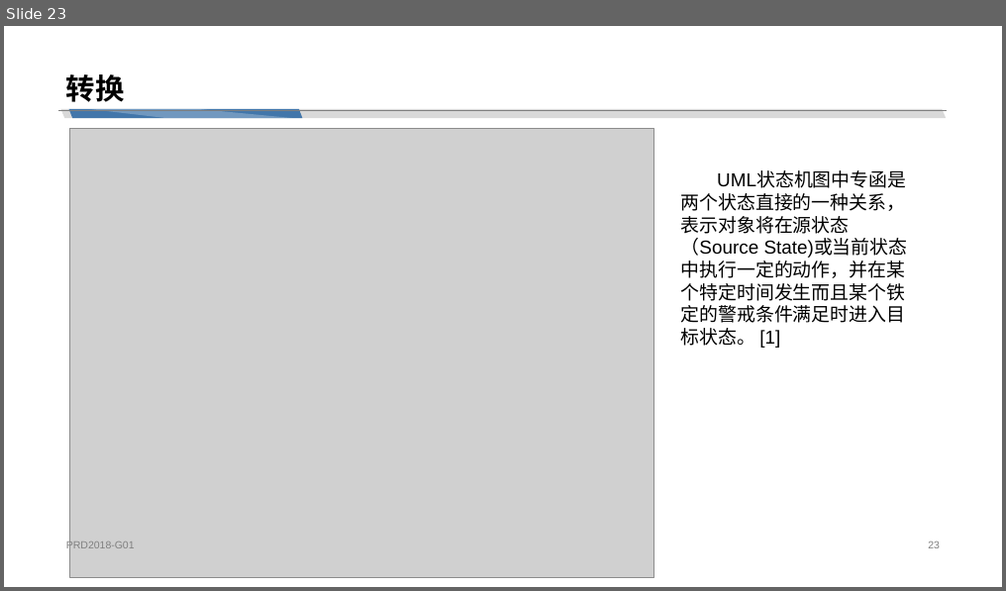
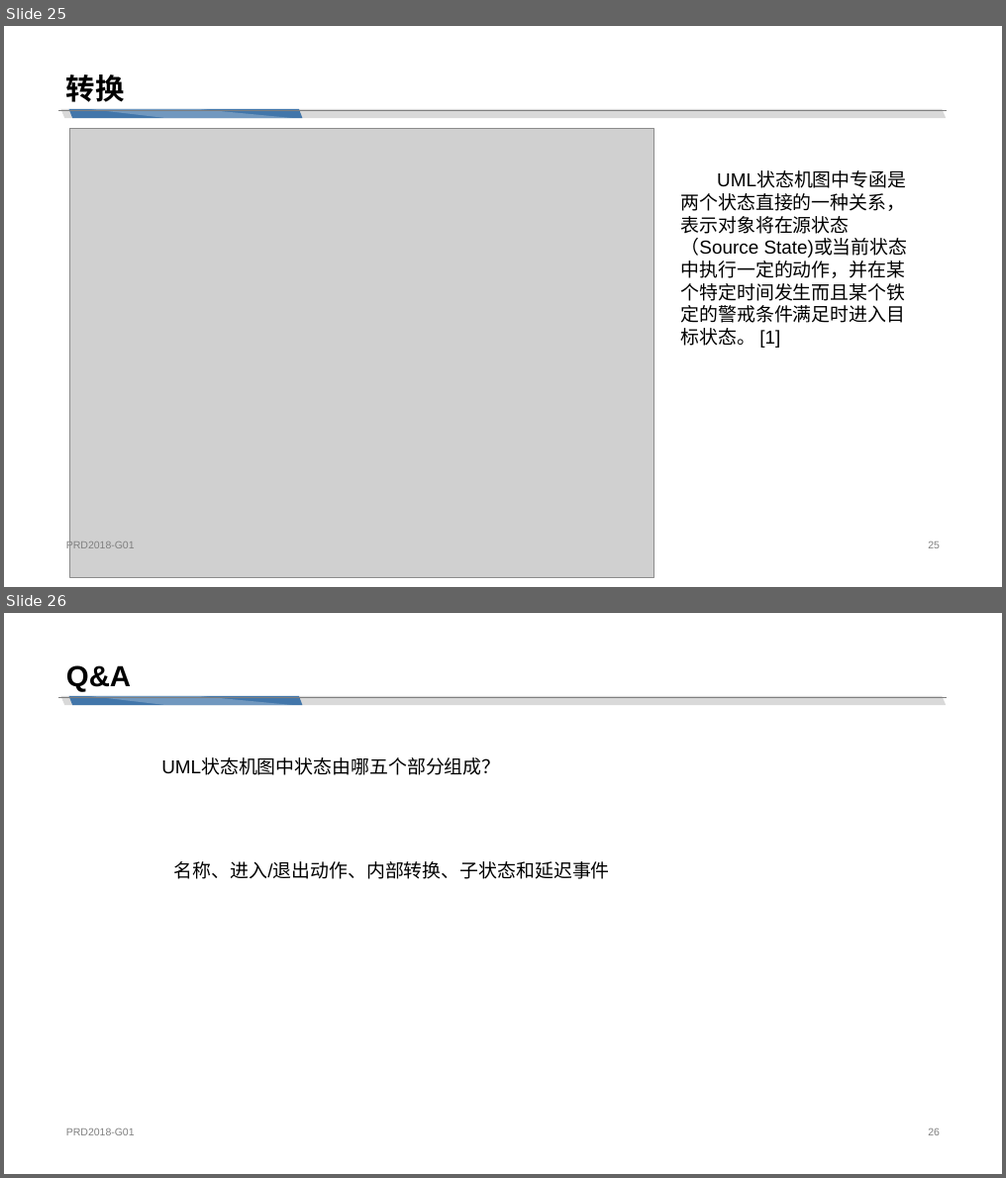
Before and after one commit to cchello/PRD2018-G01, a slide deck: 非受控文档/翻转PPT/UML基础Ⅳ：综合应用及问题解答.pptx. Shown one above the other, each under a label of ours: slide 23 before the commit, slides 25 and 26 after it. The pictures are 1006x591 and 1006x1178 pixels, drawn with LibreOffice and Linux fonts; fonts in the diff are those of the drawing; grey boxes stand for pictures. Boxes give left, top, right and bottom in pixels: in the first picture for what was removed or moved away, otherwise in the second. Text is boxed around its words. In the diff, an @@ line names an element or a change of style, - is before the commit and + after.

```diff
--- a/非受控文档/翻转PPT/UML基础Ⅳ：综合应用及问题解答.pptx
+++ b/非受控文档/翻转PPT/UML基础Ⅳ：综合应用及问题解答.pptx
@@ slide 26 added at bbox=[4, 613, 1002, 1174], background #FFFFFF; not listed: 4 template elements that a slide beside it also shows @@
@@ title added at bbox=[66, 665, 131, 692], 28 pt, text #000000, bold @@
+Q&A
@@ text added at bbox=[161, 760, 500, 775], 18 pt, text #000000 @@
+UML状态机图中状态由哪五个部分组成？
@@ text added at bbox=[174, 861, 610, 879], 18 pt, text #000000 @@
+名称、进入/退出动作、内部转换、子状态和延迟事件
@@ text added at bbox=[66, 1129, 135, 1136], 10 pt, text #808080 @@
+PRD2018-G01
@@ page number added at bbox=[928, 1129, 940, 1136], 10 pt, text #808080 @@
+26
@@ what was slide 23 is now slide 25 @@
```
Also in this commit, not shown: 3 slides changed, 3 other slides added.
